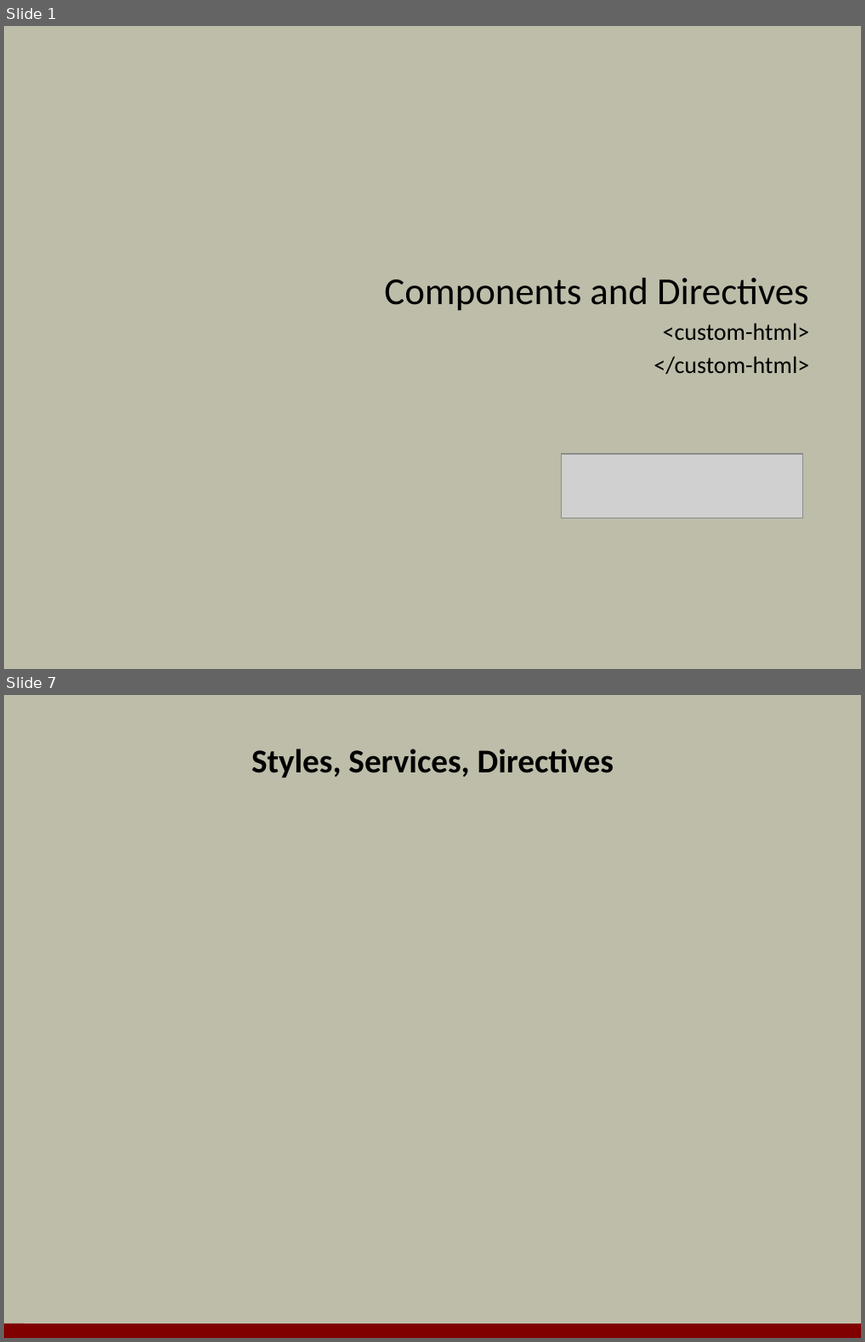
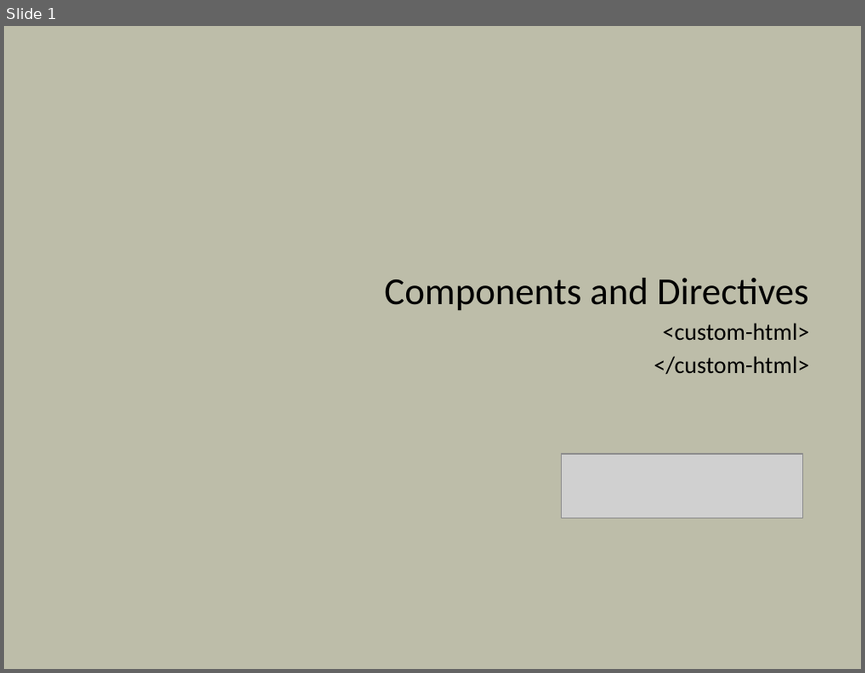
Before and after one commit to OdeToCode/classes, a slide deck: angular2/slides/07_directives.pptx. Shown one above the other, each under a label of ours: slides 1 and 7 before the commit, slide 1 after it; the slides between them are not shown. The pictures are 865x1342 and 865x673 pixels, drawn with LibreOffice and Linux fonts; fonts in the diff are those of the drawing; grey boxes stand for pictures; background and template pictures are left out. Boxes give left, top, right and bottom in pixels: in the first picture for what was removed or moved away, otherwise in the second. Text is boxed around its words. In the diff, an @@ line names an element or a change of style, - is before the commit and + after.

```diff
--- a/angular2/slides/07_directives.pptx
+++ b/angular2/slides/07_directives.pptx
@@ slide 7 removed at (4, 695, 861, 1338), background #BDBDA9 @@
@@ title removed at (251, 749, 613, 777) @@
-Styles, Services, Directives
@@ line removed from (4, 1330) to (861, 1331) @@
```
Also in this commit, not shown: 3 slides changed, 7 slides added, 6 other slides removed, 1 other file.
